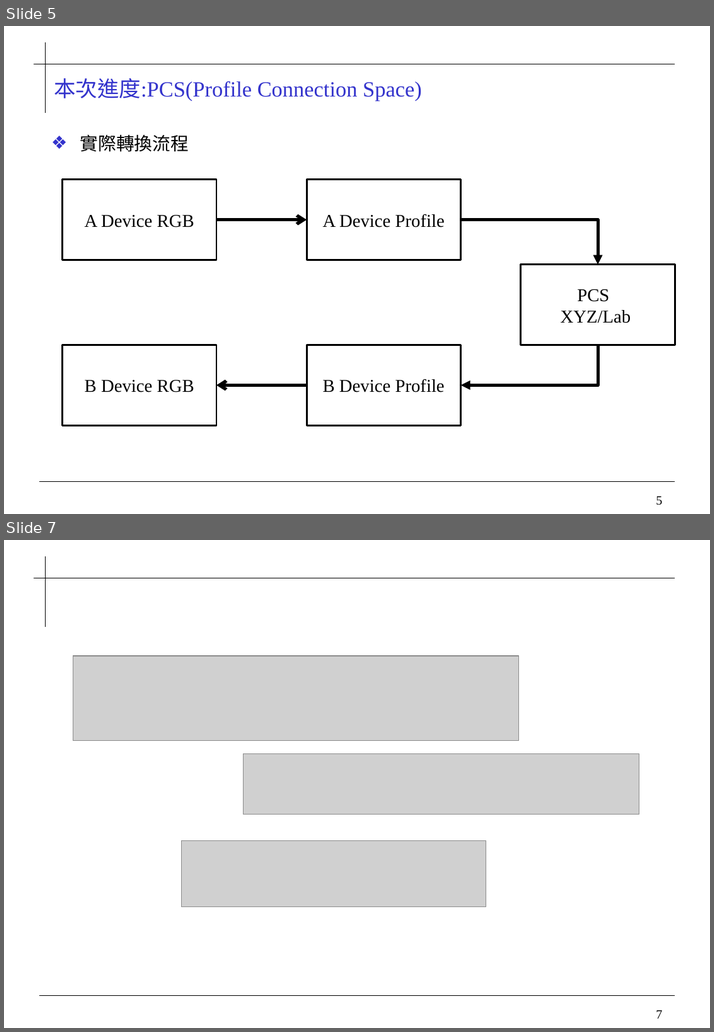
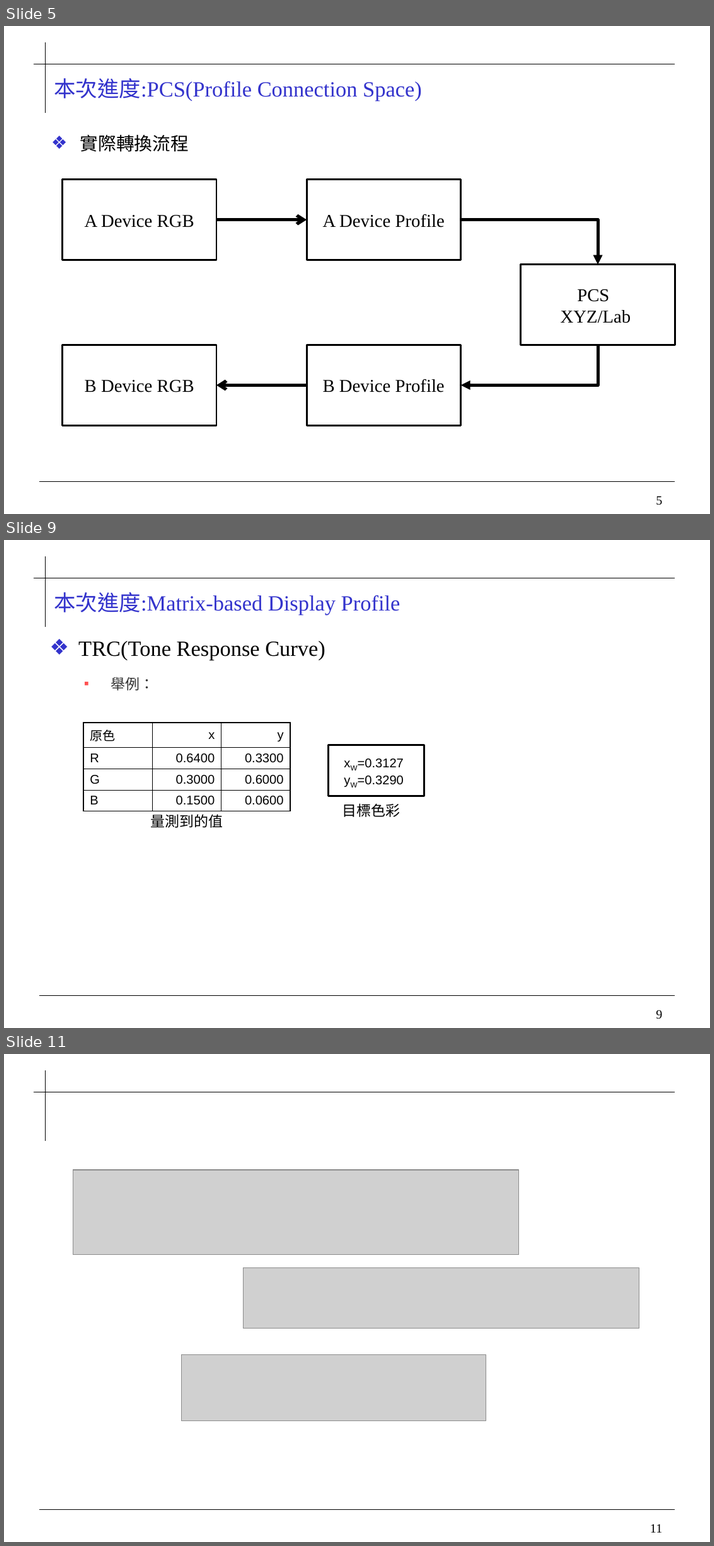
Before and after one commit to 0ilasis0/home, a slide deck: ICCPROFILE.pptx. Shown one above the other, each under a label of ours: slides 5 and 7 before the commit, slides 5, 9 and 11 after it; the slides between them are not shown. The pictures are 714x1032 and 714x1546 pixels, drawn with LibreOffice and Linux fonts; fonts in the diff are those of the drawing; grey boxes stand for pictures; background and template pictures are left out. Boxes give left, top, right and bottom in pixels: in the first picture for what was removed or moved away, otherwise in the second. Text is boxed around its words. In the diff, an @@ line names an element or a change of style, - is before the commit and + after.

```diff
--- a/ICCPROFILE.pptx
+++ b/ICCPROFILE.pptx
@@ slide 9 added at box(4, 540, 710, 1028), background #FFFFFF; not listed: 4 template elements that a slide beside it also shows @@
@@ title added at box(54, 592, 400, 615), 24 pt, text #3333CC @@
+本次進度:Matrix-based Display Profile
@@ text added at box(78, 641, 325, 691), 24 pt, text #000000 @@
+  ❖ TRC(Tone Response Curve)
+  ▪ 舉例：
@@ table added at box(83, 723, 291, 810), 4 rows, 3 columns @@
+原色 | x | y
+R | 0.6400 | 0.3300
+G | 0.3000 | 0.6000
+B | 0.1500 | 0.0600
@@ rectangle added at box(328, 745, 424, 796), fill #FFFFFF, outline #000000 2 pt @@
@@ text added at box(357, 759, 403, 785), 14 pt, text #000000 @@
+xW=0.3127
+yW=0.3290
@@ text added at box(342, 803, 400, 817), 16 pt, text #000000 @@
+目標色彩
@@ text added at box(151, 814, 223, 828), 16 pt, text #000000 @@
+量測到的值
@@ what was slide 7 is now slide 11 @@
@@ page number at box(650, 1524, 662, 1533): text changed @@
-7
+11
```
Also in this commit, not shown: 4 other slides added, 1 slide removed, 4 other files.
